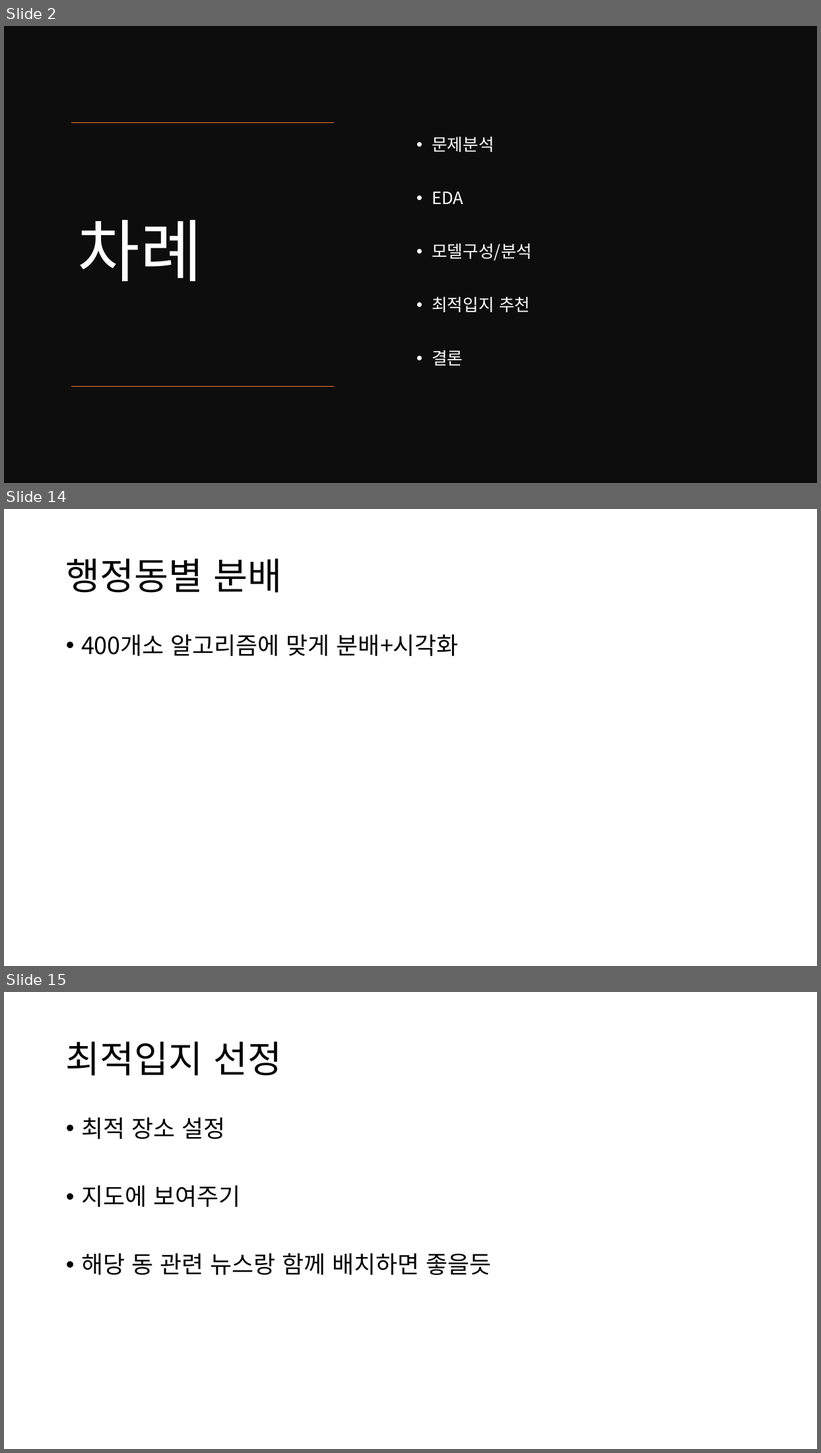
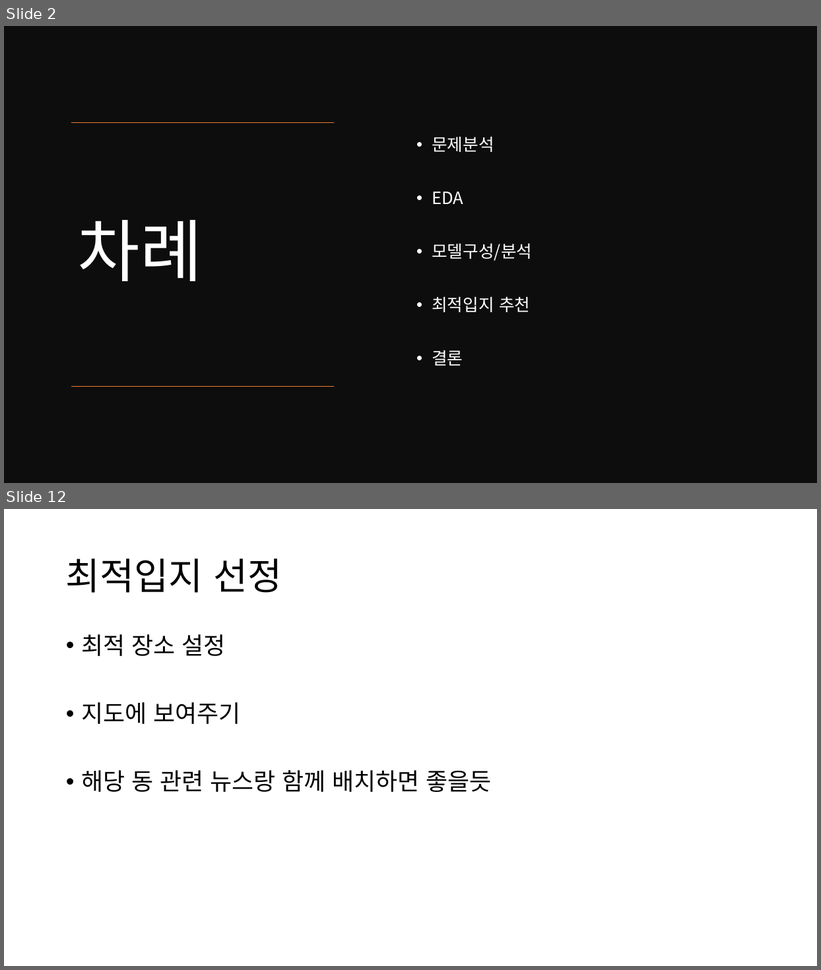
Before and after one commit to gyuholee94/seoul_contest, a slide deck: 서울콘 ppt v1.pptx. Shown one above the other, each under a label of ours: slides 2, 14 and 15 before the commit, slides 2 and 12 after it; the slides between them are not shown. The pictures are 821x1453 and 821x970 pixels, drawn with LibreOffice and Linux fonts; fonts in the diff are those of the drawing. Boxes give left, top, right and bottom in pixels: in the first picture for what was removed or moved away, otherwise in the second. Text is boxed around its words. In the diff, an @@ line names an element or a change of style, - is before the commit and + after.

```diff
--- a/서울콘 ppt v1.pptx
+++ b/서울콘 ppt v1.pptx
@@ slide 14 removed at [4,509,817,966], background #FFFFFF @@
@@ title removed at [66,559,283,593] @@
-행정동별 분배
@@ text removed at [81,634,459,656] @@
-• 400개소 알고리즘에 맞게 분배+시각화
@@ what was slide 15 is now slide 12 @@
```
Also in this commit, not shown: 6 slides changed, 3 slides added, 5 other slides removed, 1 other file.
